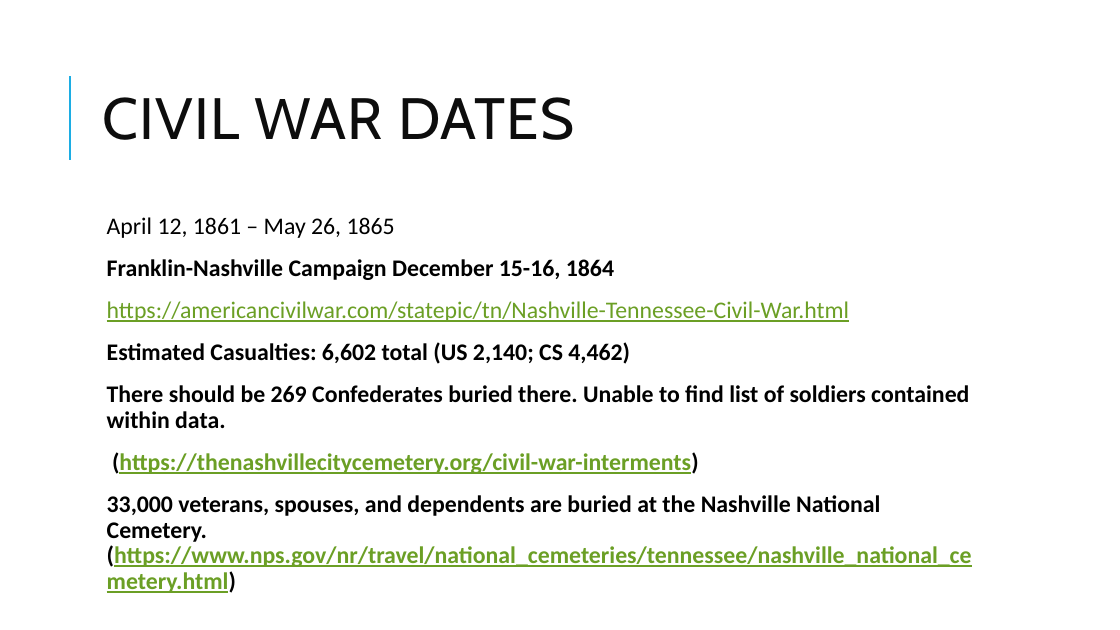
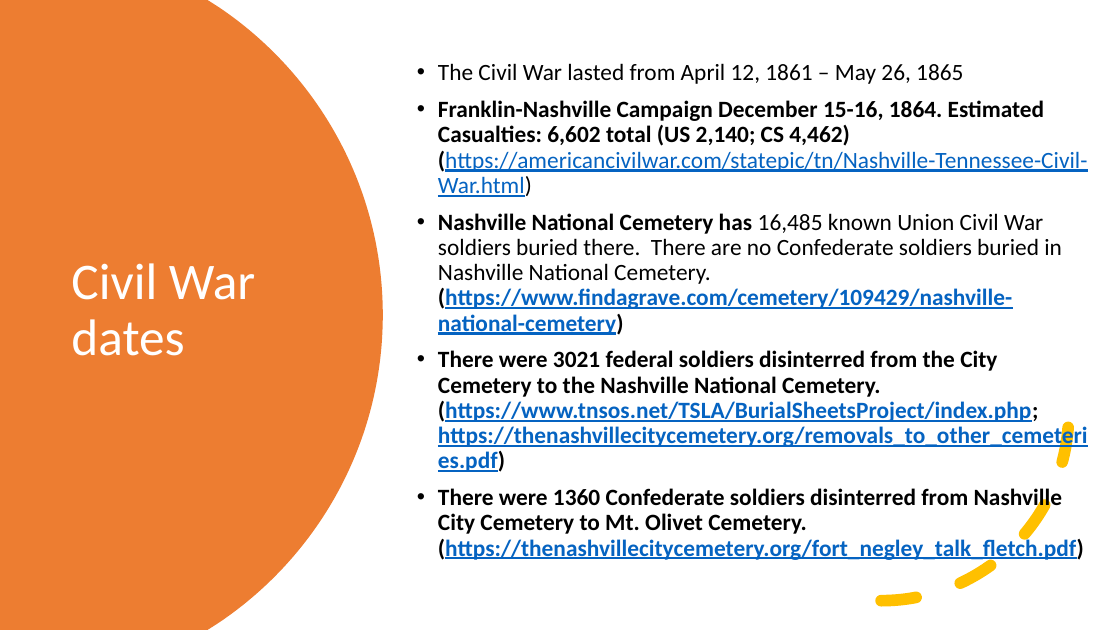
Before and after one commit to NSS-Data-Analytics-Cohort-9/city_cemetery-volunteercjt, a slide deck: slide 4 of data/city_cemetery_presentation.pptx (slide 3 before the commit). Drawn at 1120x630 pixels with LibreOffice and Linux fonts; fonts in the diff are those of the drawing. Boxes give left, top, right and bottom in pixels: in the first picture for what was removed or moved away, otherwise in the second. Text is boxed around its words. In the diff, an @@ line names an element or a change of style, - is before the commit and + after.

```diff
--- a/data/city_cemetery_presentation.pptx
+++ b/data/city_cemetery_presentation.pptx
@@ freeform shape added at [0, 0, 383, 630], fill #ED7D31 @@
@@ line removed from (70, 160) to (70, 76) @@
@@ text added at [438, 63, 1088, 562], 20 pt, text #000000, bold @@
+• The Civil War lasted from April 12, 1861 – May 26, 1865
+• Franklin-Nashville Campaign December 15-16, 1864. Estimated Casualties: 6,602 total (US 2,140; CS 4,462) (https://americancivilwar.com/statepic/tn/Nashville-Tennessee-Civil-War.html)
+• Nashville National Cemetery has 16,485 known Union Civil War soldiers buried there. There are no Confederate soldiers buried in Nashville National Cemetery. (https://www.findagrave.com/cemetery/109429/nashville-national-cemetery)
+• There were 3021 federal soldiers disinterred from the City Cemetery to the Nashville National Cemetery. (https://www.tnsos.net/TSLA/BurialSheetsProject/index.php; https://thenashvillecitycemetery.org/removals_to_other_cemeteries.pdf)
+• There were 1360 Confederate soldiers disinterred from Nashville City Cemetery to Mt. Olivet Cemetery. (https://thenashvillecitycemetery.org/fort_negley_talk_fletch.pdf)
@@ text removed at [107, 217, 972, 593] @@
-  April 12, 1861 – May 26, 1865
-  Franklin-Nashville Campaign December 15-16, 1864
-  https://americancivilwar.com/statepic/tn/Nashville-Tennessee-Civil-War.html
-  Estimated Casualties: 6,602 total (US 2,140; CS 4,462)
-  There should be 269 Confederates buried there. Unable to find list of soldiers contained within data.
-  (https://thenashvillecitycemetery.org/civil-war-interments)
-  33,000 veterans, spouses, and dependents are buried at the Nashville National Cemetery. (https://www.nps.gov/nr/travel/national_cemeteries/tennessee/nashville_national_cemetery.html)
@@ arc (boxed as its full ellipse) added at [694, 226, 1070, 602], outline #FFC000 10 pt dashed @@
@@ title at [71, 263, 255, 356]: text changed; size 50 to 44 pt; font Cabin to Calibri; text colour #0D0D0D to #FFFFFF @@
-CIVIL WAR DATES
+Civil War dates
```
Also in this commit, not shown: 3 other slides changed, 4 slides added, 2 slides removed, 2 other files.
